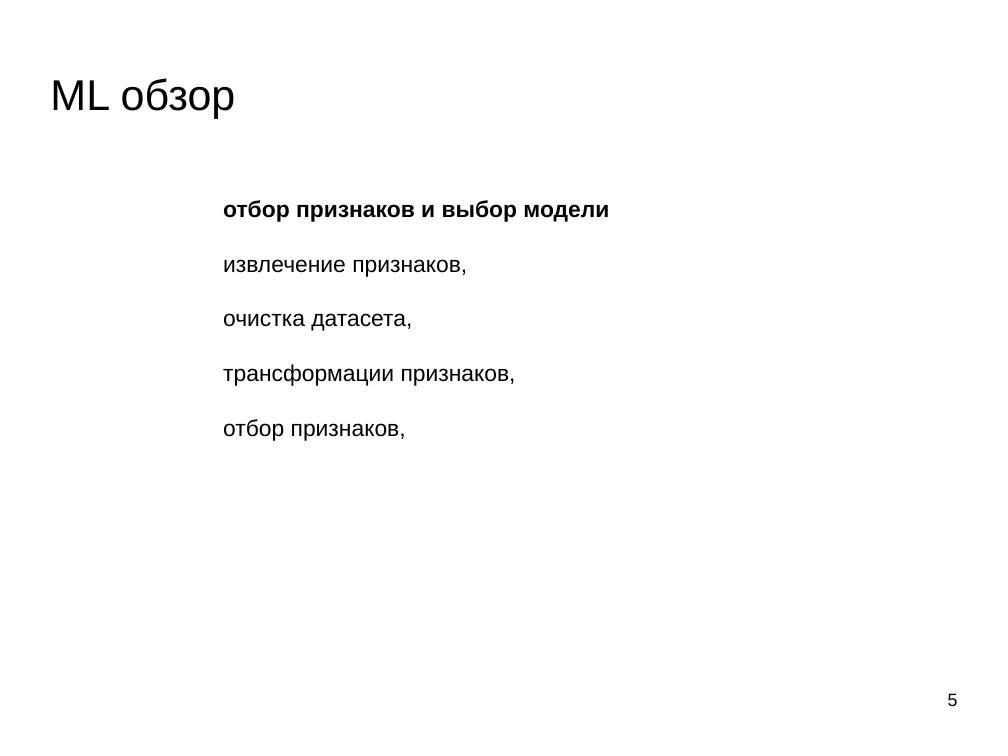
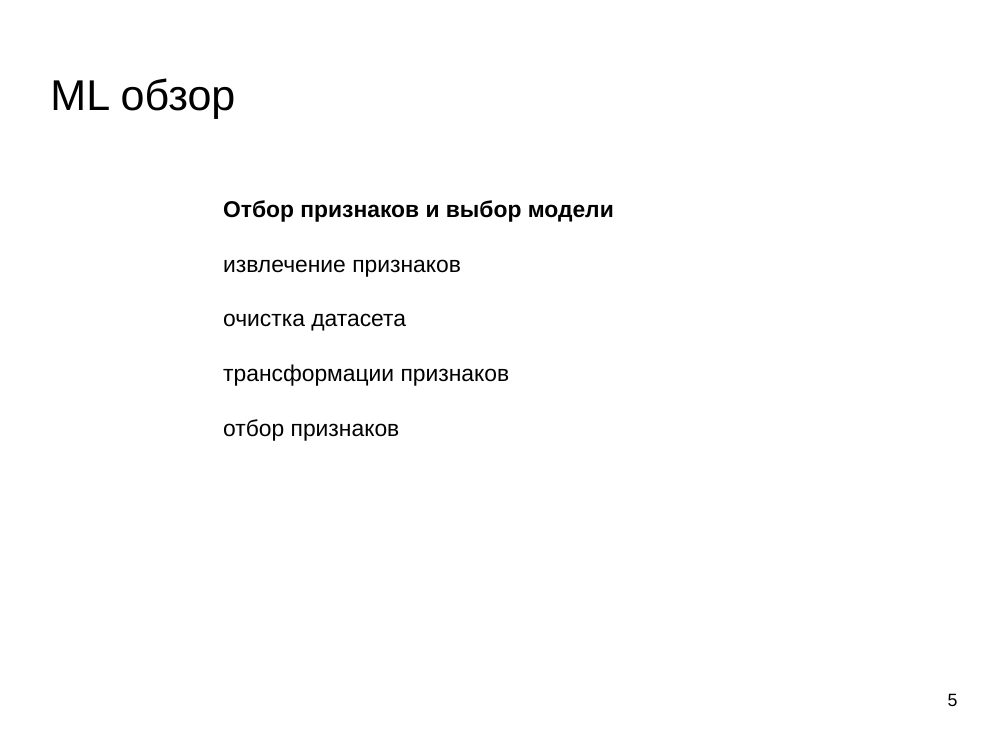
Before and after one commit to mechanoid5/ml_lectorium_legacy, a slide deck: slide 5 of 15-conclusion.odp. Drawn at 1008x756 pixels with LibreOffice and Linux fonts; fonts in the diff are those of the drawing; background and template pictures are left out. Boxes give left, top, right and bottom in pixels: in the first picture for what was removed or moved away, otherwise in the second. Text is boxed around its words. In the diff, an @@ line names an element or a change of style, - is before the commit and + after.

```diff
--- a/15-conclusion.odp
+++ b/15-conclusion.odp
@@ text at (x1=223, y1=200, x2=614, y2=441): text changed @@
-отбор признаков и выбор модели
-извлечение признаков,
-очистка датасета,
-трансформации признаков,
-отбор признаков,
+Отбор признаков и выбор модели
+извлечение признаков
+очистка датасета
+трансформации признаков
+отбор признаков
```
Also in this commit, not shown: 7 other slides changed.
